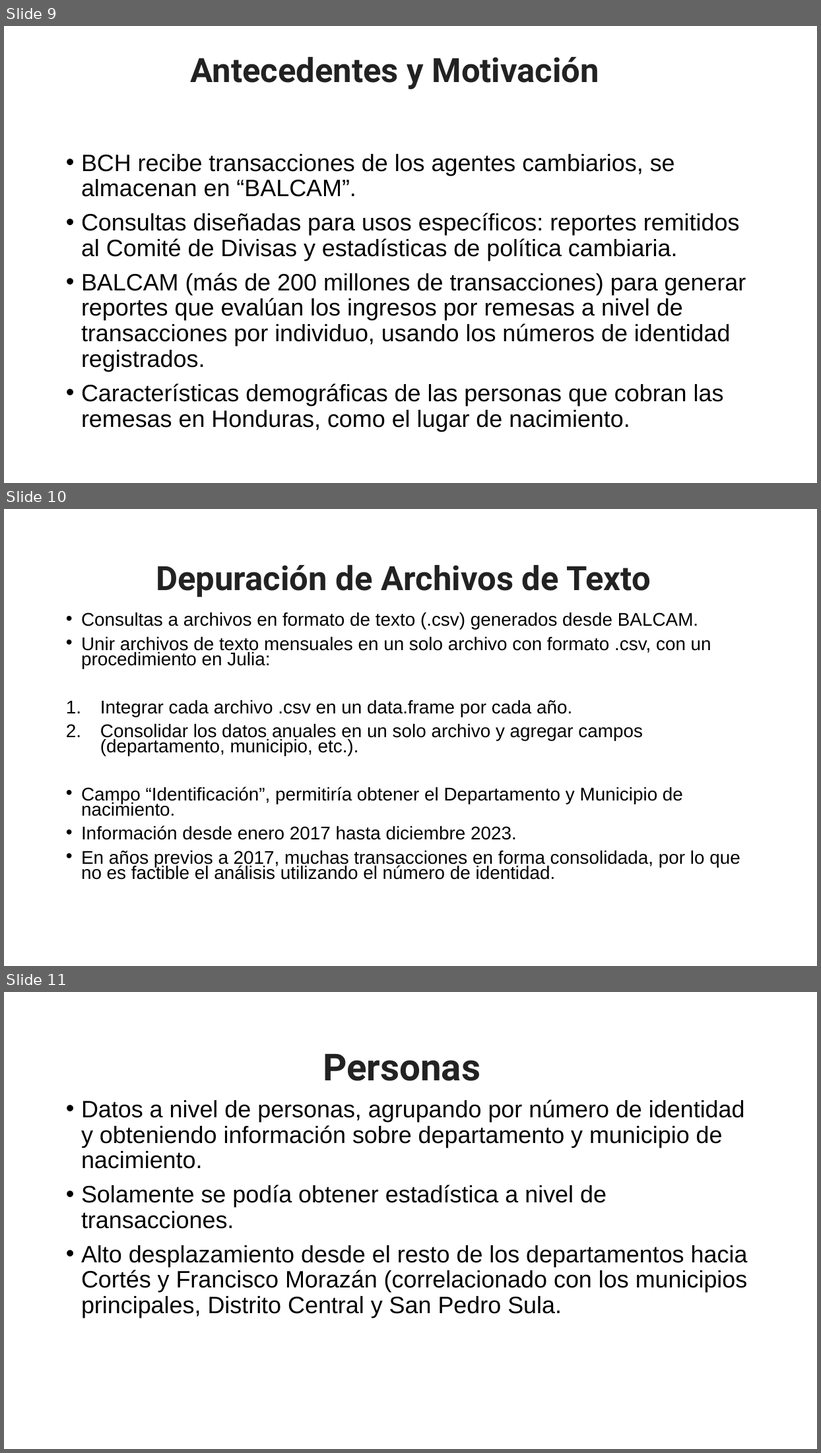
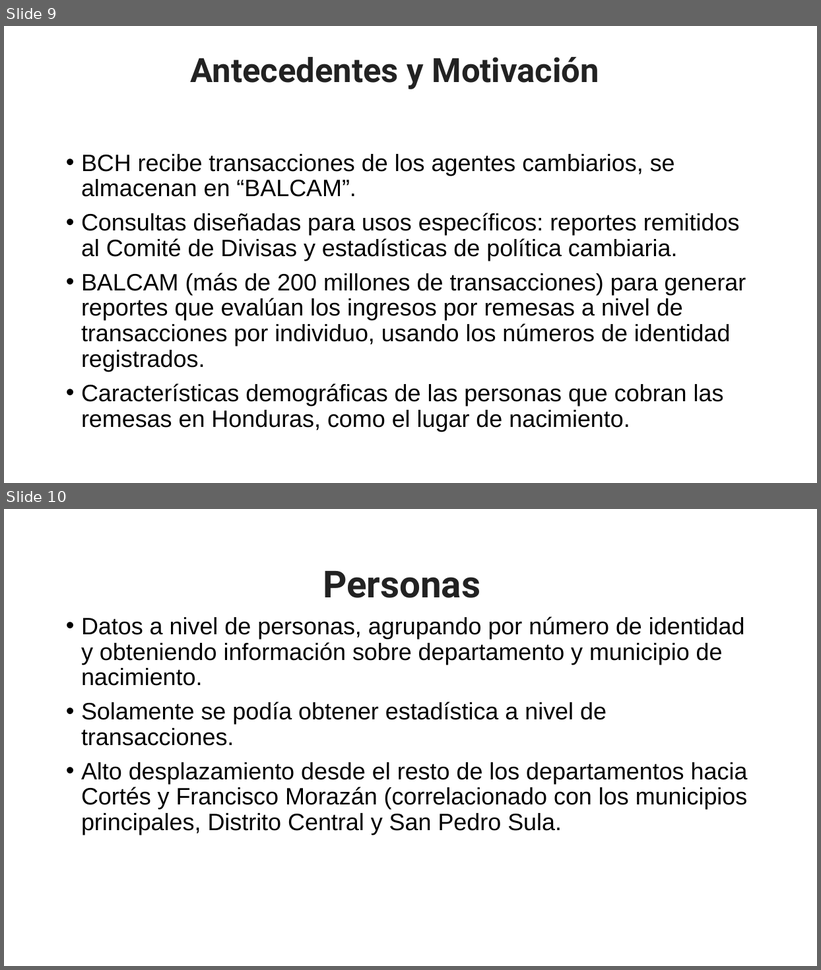
Before and after one commit to ElvisCasco/Remesas_CNBS, a slide deck: Presentación_CNBS_2024.pptx. Shown one above the other, each under a label of ours: slides 9, 10 and 11 before the commit, slides 9 and 10 after it. The pictures are 821x1453 and 821x970 pixels, drawn with LibreOffice and Linux fonts; fonts in the diff are those of the drawing; background and template pictures are left out. Boxes give left, top, right and bottom in pixels: in the first picture for what was removed or moved away, otherwise in the second. Text is boxed around its words. In the diff, an @@ line names an element or a change of style, - is before the commit and + after.

```diff
--- a/Presentación_CNBS_2024.pptx
+++ b/Presentación_CNBS_2024.pptx
@@ slide 10 removed at <box>4,509,817,966</box>, background #FFFFFF @@
@@ title removed at <box>156,565,651,597</box> @@
-Depuración de Archivos de Texto
@@ text removed at <box>81,612,741,880</box> @@
-• Consultas a archivos en formato de texto (.csv) generados desde BALCAM.
-• Unir archivos de texto mensuales en un solo archivo con formato .csv, con un procedimiento en Julia:
-1. Integrar cada archivo .csv en un data.frame por cada año.
-2. Consolidar los datos anuales en un solo archivo y agregar campos (departamento, municipio, etc.).
-• Campo “Identificación”, permitiría obtener el Departamento y Municipio de nacimiento.
-• Información desde enero 2017 hasta diciembre 2023.
-• En años previos a 2017, muchas transacciones en forma consolidada, por lo que no es factible el análisis utilizando el número de identidad.
@@ what was slide 11 is now slide 10 @@
```
Also in this commit, not shown: 3 slides changed.
